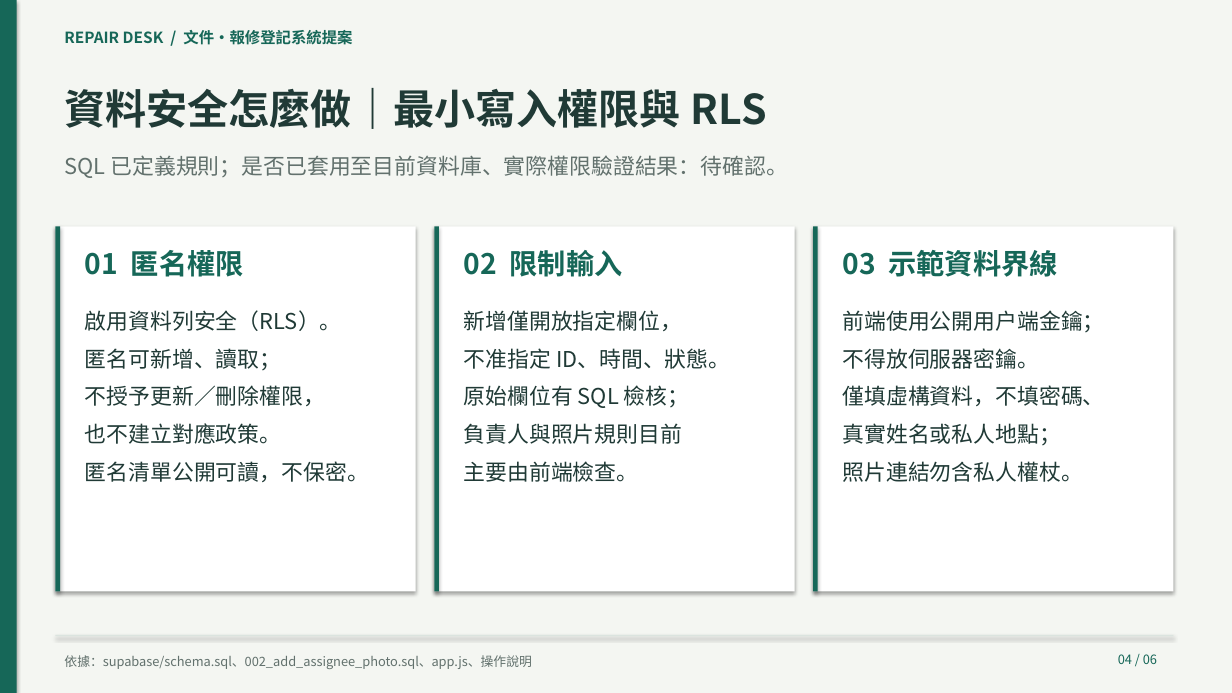
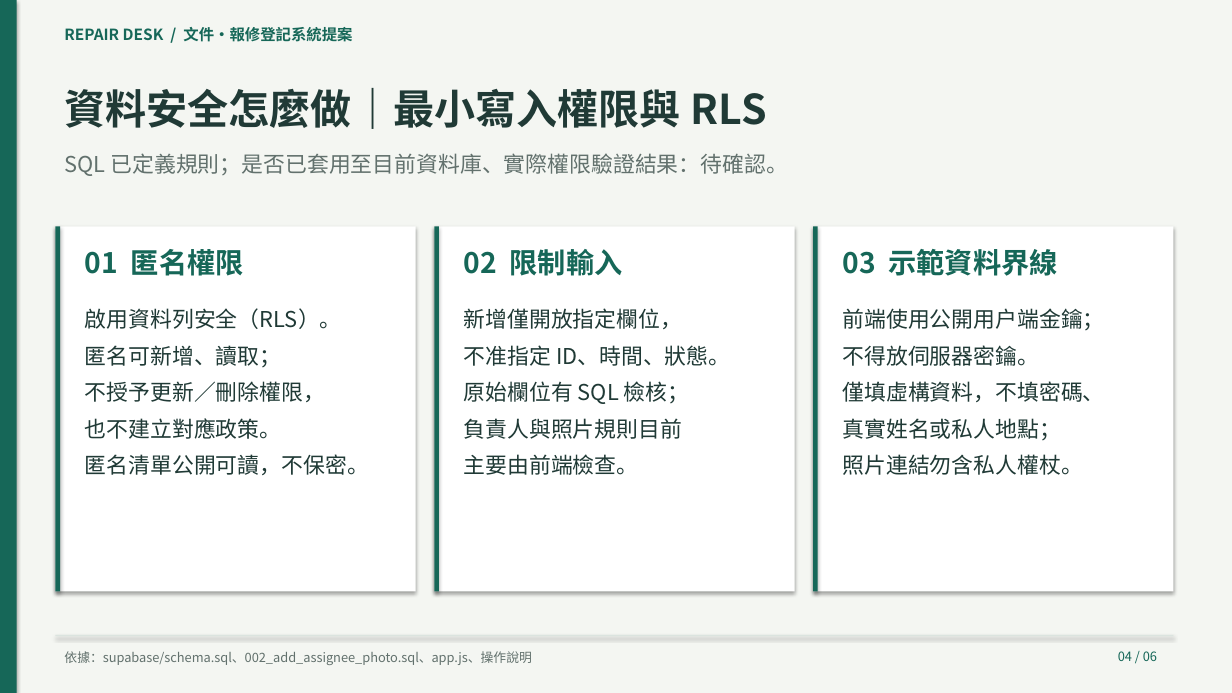
Before and after one commit to cj2vum4/repaircloud, a slide deck: slide 4 of 文件/報修登記系統提案.pptx. Drawn at 1232x693 pixels with LibreOffice and Linux fonts; fonts in the diff are those of the drawing. Boxes give left, top, right and bottom in pixels: in the first picture for what was removed or moved away, otherwise in the second. Text is boxed around its words. In the diff, an @@ line names an element or a change of style, - is before the commit and + after.

Commit message:
docs: refine proposal text spacing

```diff
--- a/文件/報修登記系統提案.pptx
+++ b/文件/報修登記系統提案.pptx
@@ line spacing 1 to 1.1; less space between paragraphs in 7 elements at [64,27,352,42], [64,153,788,176], [64,651,531,665], [1118,651,1157,661], [85,308,369,475], [464,308,730,475], [843,308,1105,475] @@
```
Also in this commit, not shown: 5 other slides changed.
